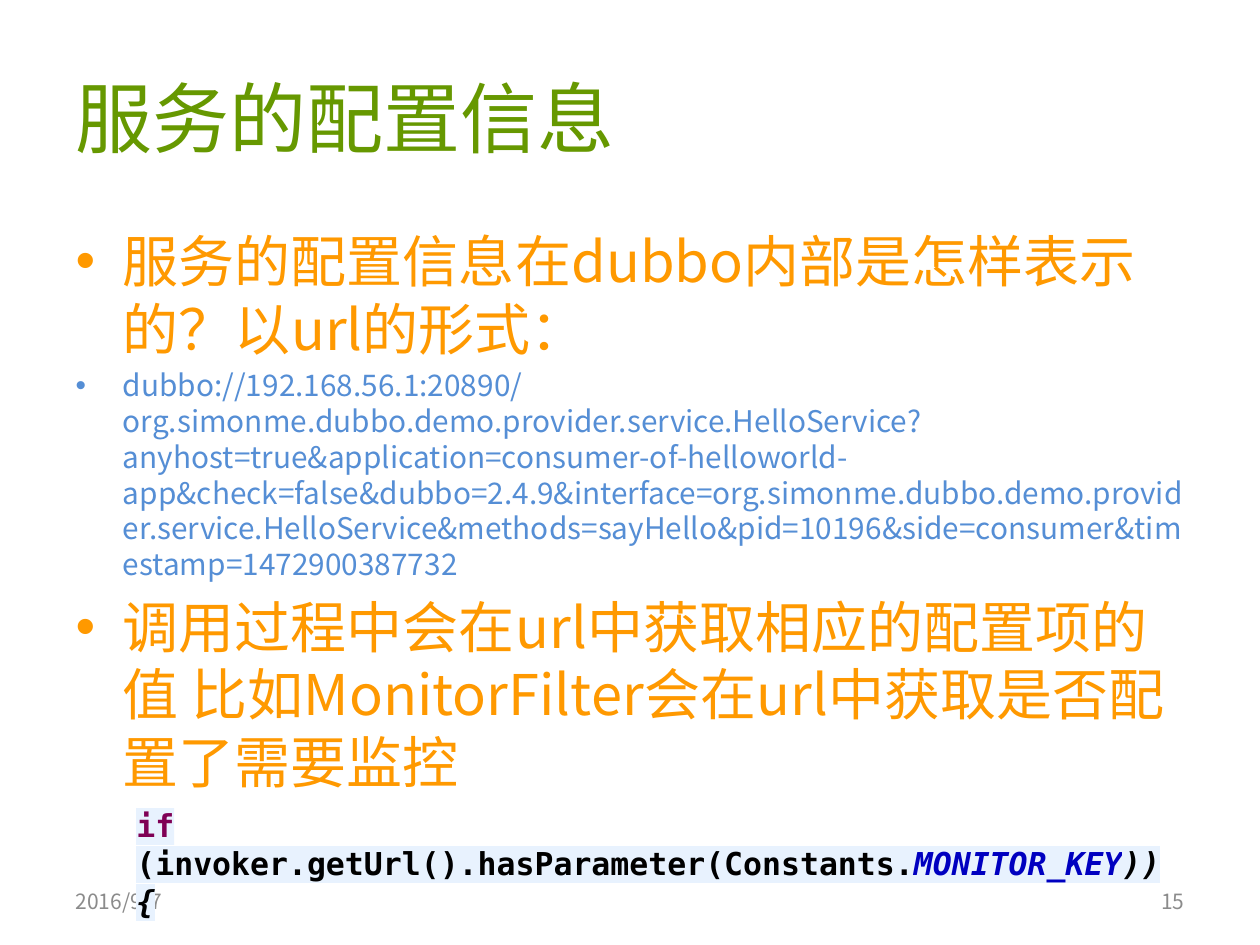
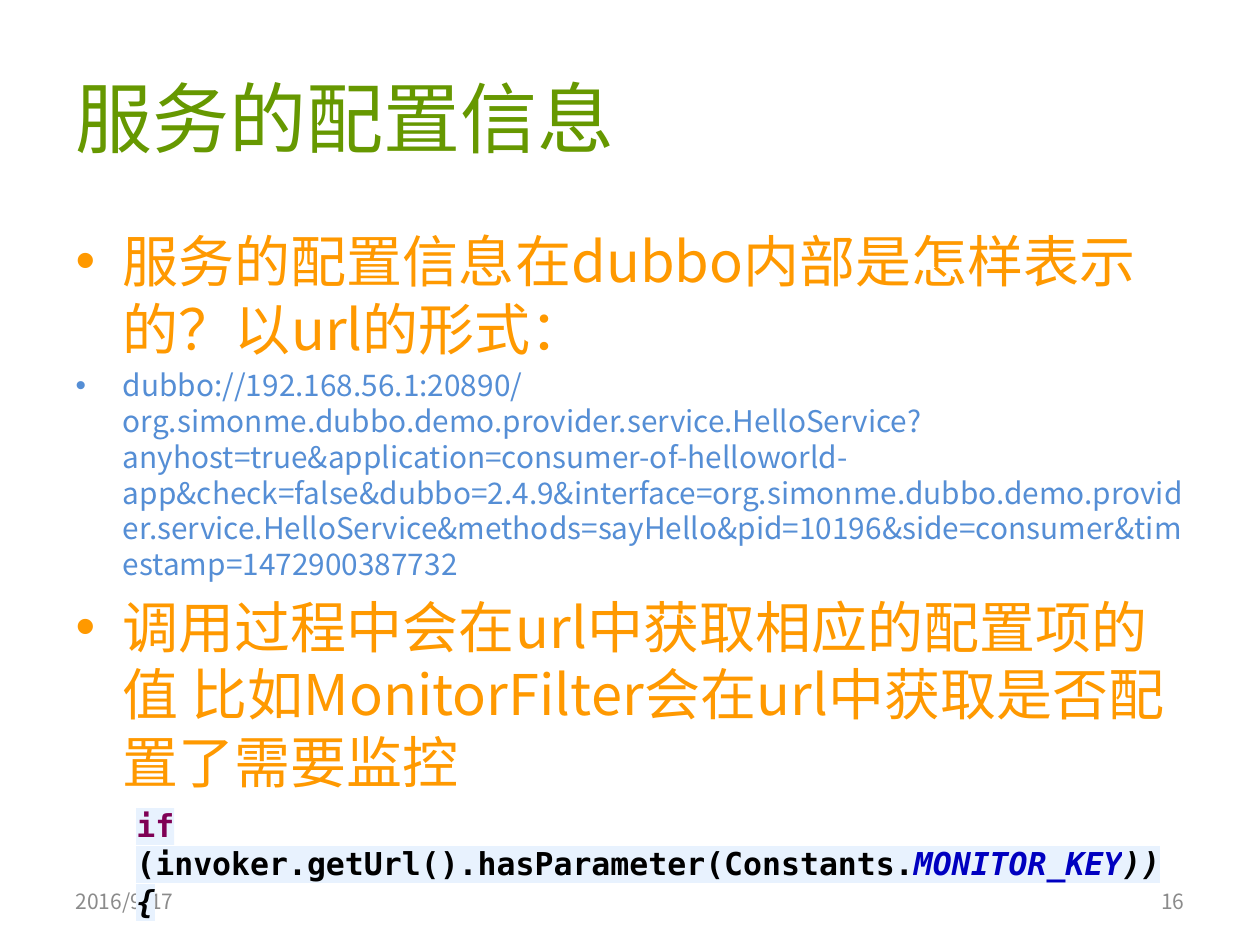
Before and after one commit to AmarRocks/demo, a slide deck: slide 16 of 04.dubbo_demo/document/dubbo源码分析2-reference bean发起调用.pptx (slide 15 before the commit). Drawn at 1260x945 pixels with LibreOffice and Linux fonts; fonts in the diff are those of the drawing. Boxes give left, top, right and bottom in pixels: in the first picture for what was removed or moved away, otherwise in the second. Text is boxed around its words. In the diff, an @@ line names an element or a change of style, - is before the commit and + after.

```diff
--- a/04.dubbo_demo/document/dubbo源码分析2-reference bean发起调用.pptx
+++ b/04.dubbo_demo/document/dubbo源码分析2-reference bean发起调用.pptx
@@ text at [76, 889, 174, 914]: text changed @@
-2016/9/7
+2016/9/17
@@ page number at [1161, 893, 1184, 909]: text changed @@
-15
+16
```
Also in this commit, not shown: 15 other slides changed, 1 slide added, 3 other files.
